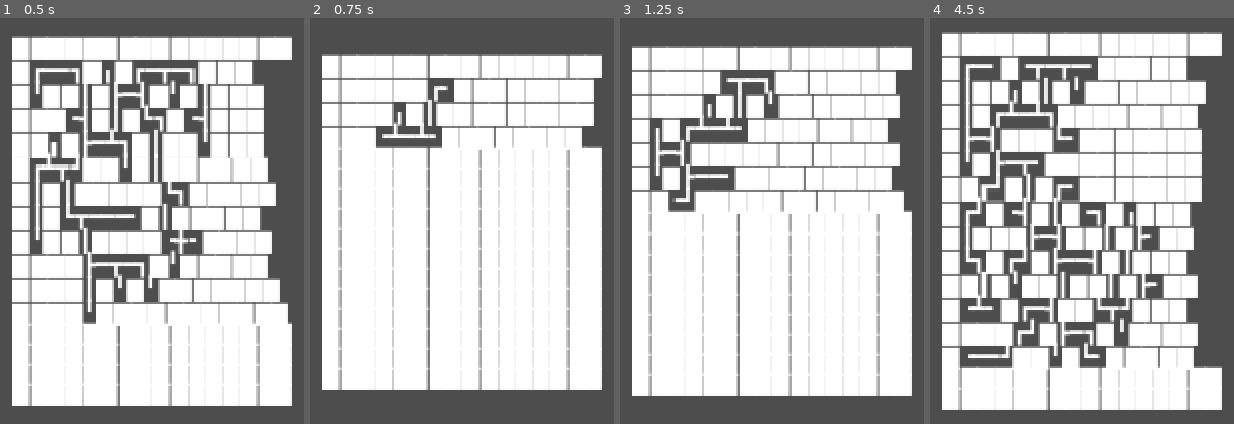
Above: before the commit, frames 1-4 (left to right).
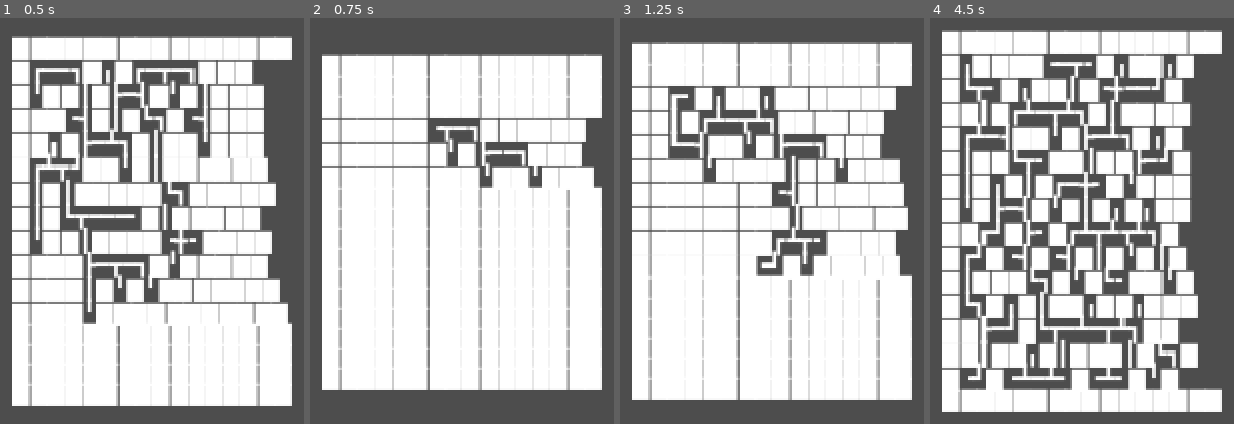
Above: after the commit, the same moments.

Repository: aCube1/Little-Dragon
Game: Godot game, scene res://scenes/test_generation.tscn
The game is run twice, just before and just after one commit, with the same random seed, the same clock (stepped at 60 frames per second) and the same inputs.
Inputs:
- Up to frame 1 (0.5 s): no input
- Up to frame 2 (0.75 s): tap Enter (ui_accept) at 0.5, 0.6 s; hold D (move_right) from 0.53 s (still down)
- Up to frame 3 (1.25 s): keep holding D (move_right); tap Space (move_jump) at 0.77 s
- Up to frame 4 (4.5 s): tap Shift (action_dash) at 1.35 s; tap Space (move_jump) at 1.52, 3.02, 3.77 s; tap Enter (ui_accept) at 1.55, 2.1, 2.85, 3.8, 4.35 s; release D (move_right) at 2.03 s; hold A (move_left) 2.03-2.78 s; hold D (move_right) 2.78-4.28 s; hold Shift (action_dash) 3.53-4.28 s; hold A (move_left) from 4.28 s (still down)

Frame 1 is identical in both runs. In frame 2, 8.2% of the frame differs, in the area x 3-97%, y 14-43%; in frame 3, 20%; in frame 4, 41%, in the area x 3-97%, y 2-98%.

Commit message:
Fix infinite loops while generating.

Diff:
--- a/scripts/generation/generator.gd
+++ b/scripts/generation/generator.gd
@@ -6,6 +6,7 @@
 
 # Room data
 enum {
+	CELL_INVALID = -2,
 	CELL_EMPTY = -1,
 	CELL_VISITED = 0,
 
@@ -17,7 +18,7 @@
 }
 
 const _GIVEUP_CHANCE := 0.3
-const _MAX_RESEED_TRIES := 4
+const _MAX_FAILS := 3
 
 @export var map_size: Vector2i
 @export var max_rooms: int = 16
@@ -27,32 +28,24 @@
 var _stack: Array[int]
 
 var _is_generating := false
-var _stack_next := 0 # Next index in the 'rooms' array to push into stack
-var _reseed_tries: int = 0 # How many failed reseeds were tried
-var _start_cell: int # The cell where the generation starts
+var _fails_count := 0
+var _start_cell: int
 
 func _process(_delta: float) -> void:
 	if not _is_generating:
 		return # Do nothing while we are not generating
 
-	# If the stack is empty, reseed a random registered cell or the
-	# start cell into stack
+	# If the stack is empty, reseed registered cells and push it neighbours
 	if _stack.is_empty():
-		if not _rooms.is_empty():
-			# Try to find next cell to continue iteration
-			_push_neighbours(_rooms[_stack_next])
-			_stack_next += 1
-			if _stack_next >= _rooms.size():
-				_stack_next = 0
-				_reseed_tries += 1
-		else:
-			_stack.push_back(_start_cell)
+		_fails_count += 1
+		for room in _rooms:
+			_push_neighbours(room)
 
 	_visit_cell()
 
 	# Stop generation if we reach the maximum rooms count, or reached
 	# maximum reseed tries
-	if _rooms.size() >= max_rooms or _reseed_tries >= _MAX_RESEED_TRIES:
+	if _rooms.size() >= max_rooms or _fails_count >= _MAX_FAILS:
 		generation_finished.emit(_map.duplicate(), _rooms.duplicate())
 		_is_generating = false
 
@@ -78,23 +71,18 @@
 	_stack.clear()
 
 	_is_generating = true
-	_stack_next = 0
-	_reseed_tries = 0
 	_start_cell = _get_index(Vector2i(
 		randi_range(1, map_size.x - 2),
 		randi_range(1, map_size.y - 2)
 	))
+	_stack.push_back(_start_cell)
 
 
 # Visit cell, add neighbour rooms to the stack, then register room
 # as visited and store it
 func _visit_cell() -> void:
 	var next = _stack.pop_back()
-	if next == null:
-		return
-
-	# The cell must not be already registered
-	if next in _rooms:
+	if next == null or next in _rooms:
 		return
 
 	# There are N% chance of giving up direction
@@ -106,15 +94,16 @@
 	if _get_empty_cells(next).size() < 3:
 		return
 
+	# Map valid exits into the cells data
+	_map[next] = _get_doors(next)
+	for cell in _get_adjacent_cells(next):
+		if _get_cell(cell) == CELL_INVALID or _get_cell(cell) == CELL_EMPTY:
+			continue
+		_map[cell] = _get_doors(cell)
+
 	_push_neighbours(next)
 
-	# Map valid exits into the cells data
-	_map[next] = _get_exits(next)
-	for cell in _get_adjacent_cells(next):
-		if _map[cell] != CELL_EMPTY:
-			_map[cell] = _get_exits(cell)
-
-	_reseed_tries = 0
+	_fails_count = 0
 	_rooms.push_back(next) # Register as a valid room
 	step_completed.emit(_map.duplicate(), _rooms.duplicate())
 
@@ -127,8 +116,8 @@
 		if not _stack.is_empty() and randi() % 2 == 0:
 			continue
 
-		# Check if the cell have 3 adjacent empty cells
-		if _get_empty_cells(cell).size() != 3:
+		# Check if the neighbour has only 1 door
+		if not _has_one_door(cell):
 			continue
 
 		_stack.push_back(cell)
@@ -139,42 +128,43 @@
 	var walls: Array[int]
 
 	for wall in _get_adjacent_cells(cell):
-		if _map[wall] == CELL_EMPTY:
-			walls.append(wall)
+		if _get_cell(wall) != CELL_EMPTY:
+			continue
+
+		walls.append(wall)
 
 	return walls
 
 
 # Return a bitfield masking all doors of provided cell
-func _get_exits(idx: int) -> int:
-	var exits: int = CELL_VISITED
+func _get_doors(idx: int) -> int:
+	var doors: int = CELL_VISITED
 	var cells := _get_adjacent_cells(idx)
 	var pos := _get_position(idx)
 
 	for i in cells.size():
 		var cell := cells[i]
 
-		# Ignore empty cells
-		if _map[cell] == CELL_EMPTY:
+		# Ignore empty or invalid cells
+		if _get_cell(cell) == CELL_INVALID or _get_cell(cell) == CELL_EMPTY:
 			continue
 
 		var cell_pos := _get_position(cell)
 		if cell_pos.x < pos.x:
-			exits |= DOOR_LEFT
+			doors |= DOOR_LEFT
 		elif cell_pos.x > pos.x:
-			exits |= DOOR_RIGHT
+			doors |= DOOR_RIGHT
 		elif cell_pos.y < pos.y:
-			exits |= DOOR_UP
+			doors |= DOOR_UP
 		elif cell_pos.y > pos.y:
-			exits |= DOOR_DOWN
-
-	return exits
+			doors |= DOOR_DOWN
+
+	return doors
 
 
 # Get adjacent cells of provided cell. If 'diagonal' is true the function stores it too
 func _get_adjacent_cells(idx: int, diagonal: bool = false) -> Array[int]:
 	var cells: Array[int]
-	var map_area := Rect2i(0, 0, map_size.x - 1, map_size.y - 1)
 	var position := _get_position(idx) as Vector2i
 
 	for dx in range(-1, 2):
@@ -182,19 +172,26 @@
 			if dx == 0 and dy == 0:
 				continue
 
-			# If we are not searching diagonals, we just jump to next iteration
-			if not diagonal and abs(dx) == abs(dy):
+			# If we are not searching diagonals, we skip this iteration
+			if not diagonal and dx != 0 and dy != 0:
 				continue
 
-			var new_pos := position + Vector2i(dx, dy)
-			if not map_area.has_point(new_pos):
-				continue
-
-			var cell := _get_index(new_pos)
-			cells.append(cell)
-
+			var pos := position + Vector2i(dx, dy)
+			if pos.x < 0 or pos.y < 0 \
+			or pos.x >= map_size.x or pos.y >= map_size.y:
+				cells.append(-1)
+			else:
+				var cell := _get_index(position + Vector2i(dx, dy))
+				cells.append(cell)
 
 	return cells
+
+
+func _get_cell(idx: int) -> int:
+	if idx == -1:
+		return CELL_INVALID
+
+	return _map[idx]
 
 
 func _get_index(pos: Vector2i) -> int:
@@ -202,7 +199,6 @@
 
 	if idx < 0 or idx >= _map.size():
 		return -1
-
 	return idx
 
 
@@ -212,3 +208,10 @@
 
 	@warning_ignore("integer_division")
 	return Vector2(idx % map_size.x, idx / map_size.x)
+
+
+func _has_one_door(cell: int) -> bool:
+	var doors := _get_doors(cell)
+	if doors == 0:
+		return false
+	return (doors & (doors - 1)) == 0
